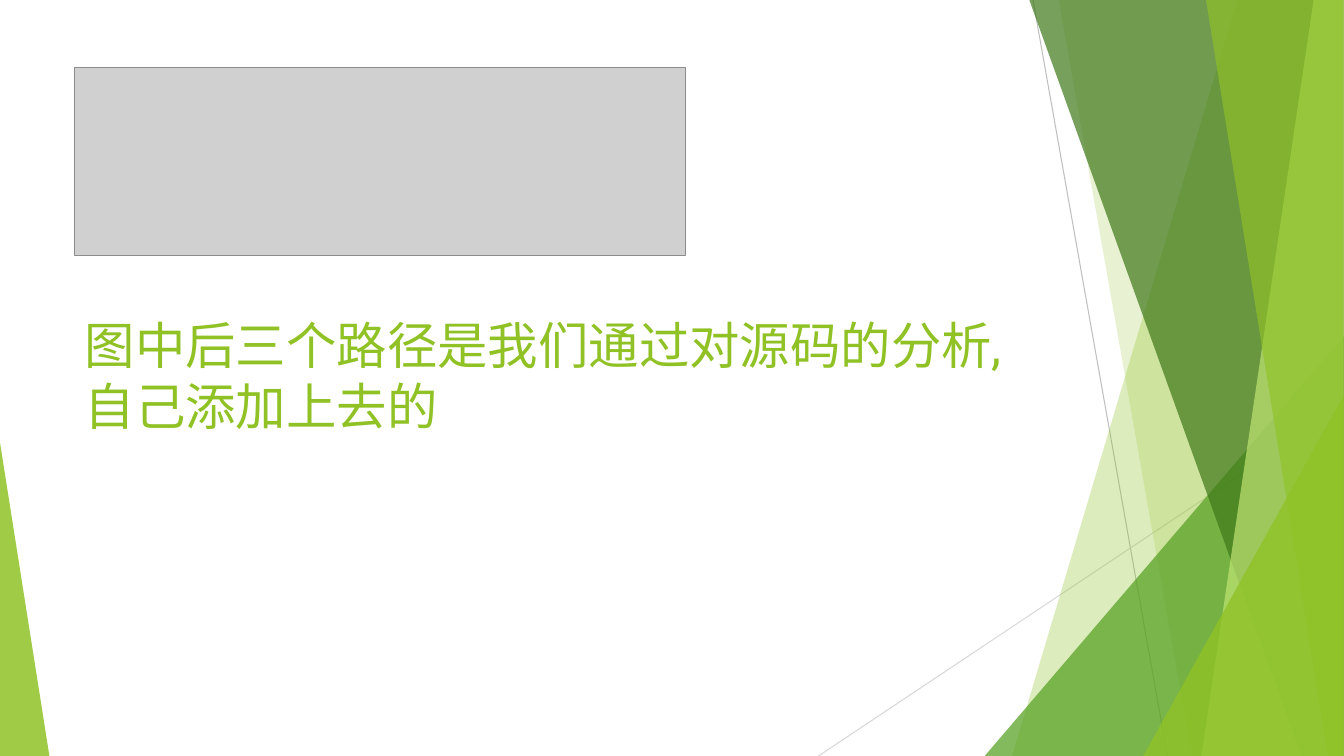
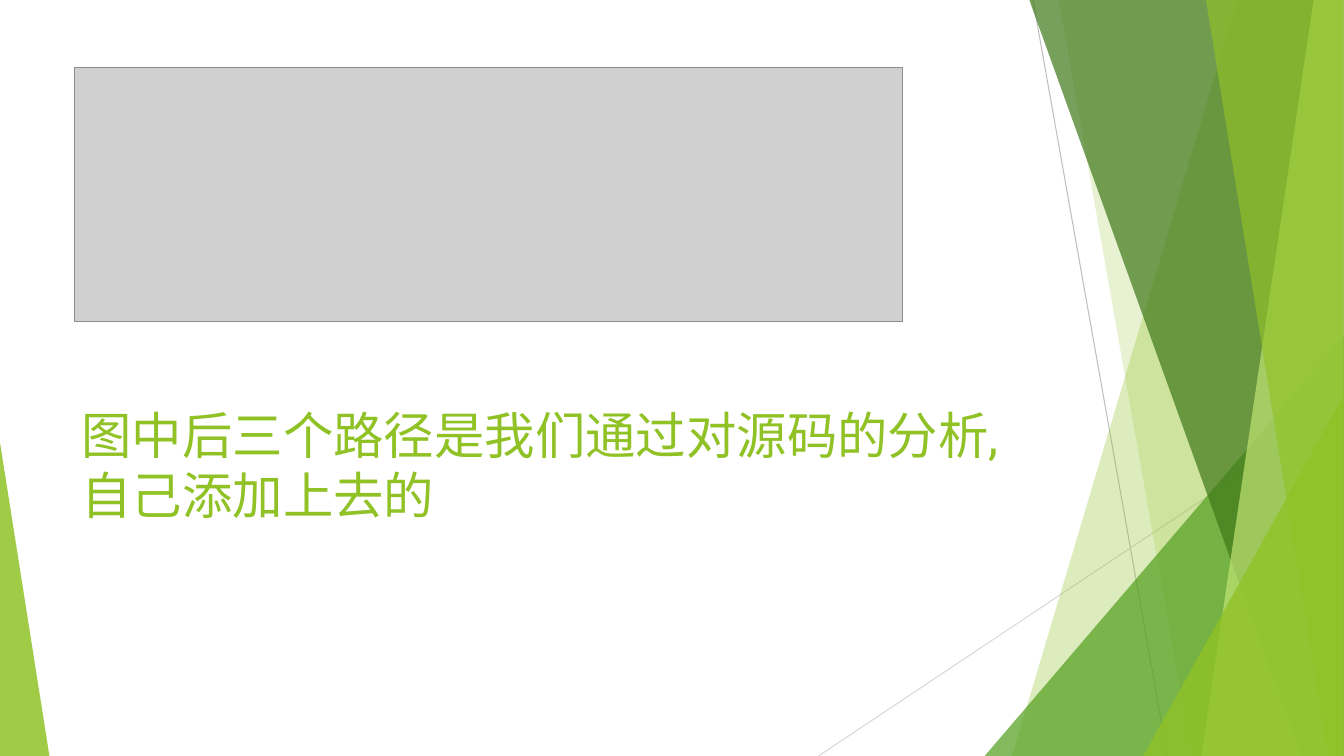
Before and after one commit to bhsei/16TeamD, a slide deck: slide 5 of 项目展示PPT/展示与改进.pptx. Drawn at 1344x756 pixels with LibreOffice and Linux fonts; fonts in the diff are those of the drawing; grey boxes stand for pictures. Boxes give left, top, right and bottom in pixels: in the first picture for what was removed or moved away, otherwise in the second. Text is boxed around its words. In the diff, an @@ line names an element or a change of style, - is before the commit and + after.

```diff
--- a/项目展示PPT/展示与改进.pptx
+++ b/项目展示PPT/展示与改进.pptx
@@ background #CCE8CF to #FFFFFF @@
@@ picture: place and size @@
-picture at (75,68,686,255)
+picture at (75,68,902,323)
@@ title "图中后三个路径是我们通过对源码的分析,自己添加上去的": place and size @@
-title "图中后三个路径是我们通过对源码的分析,自己添加上去的" at (85,321,1002,429)
+title "图中后三个路径是我们通过对源码的分析,自己添加上去的" at (82,411,999,518)
@@ line (1344, 406) - (819, 756): stroke #9FD4A5 0.75 pt to #D9D9D9 0.75 pt @@
```
Also in this commit, not shown: 7 other slides changed, 1 slide added.
